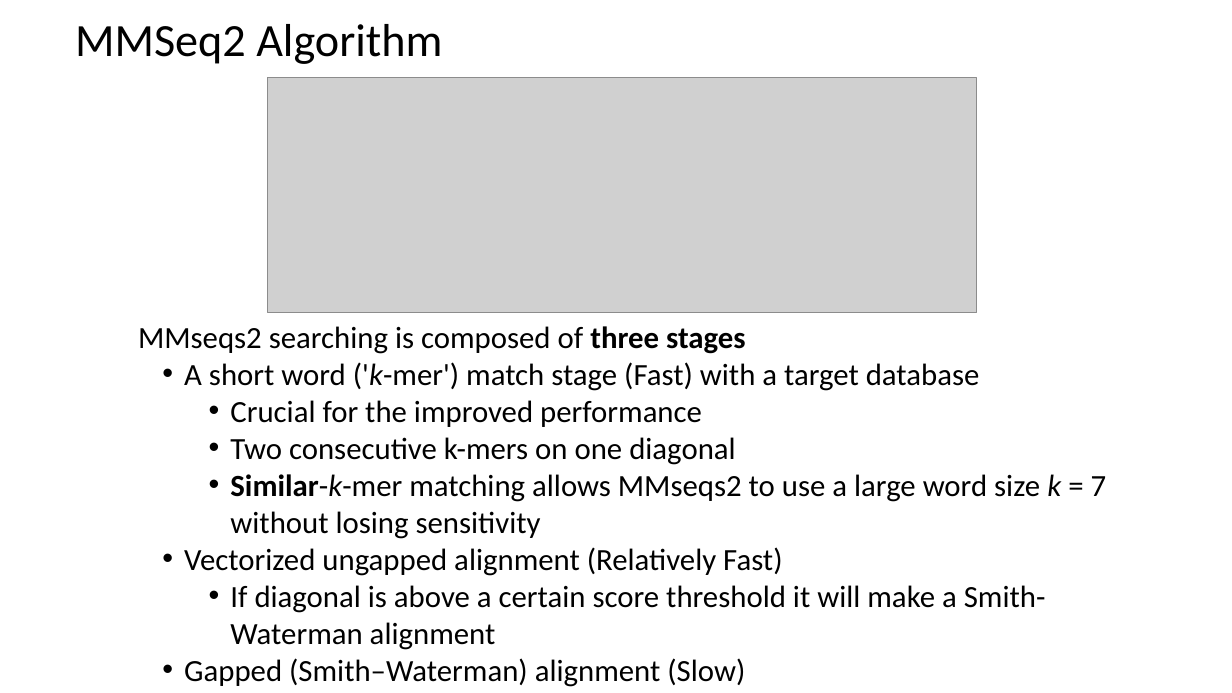
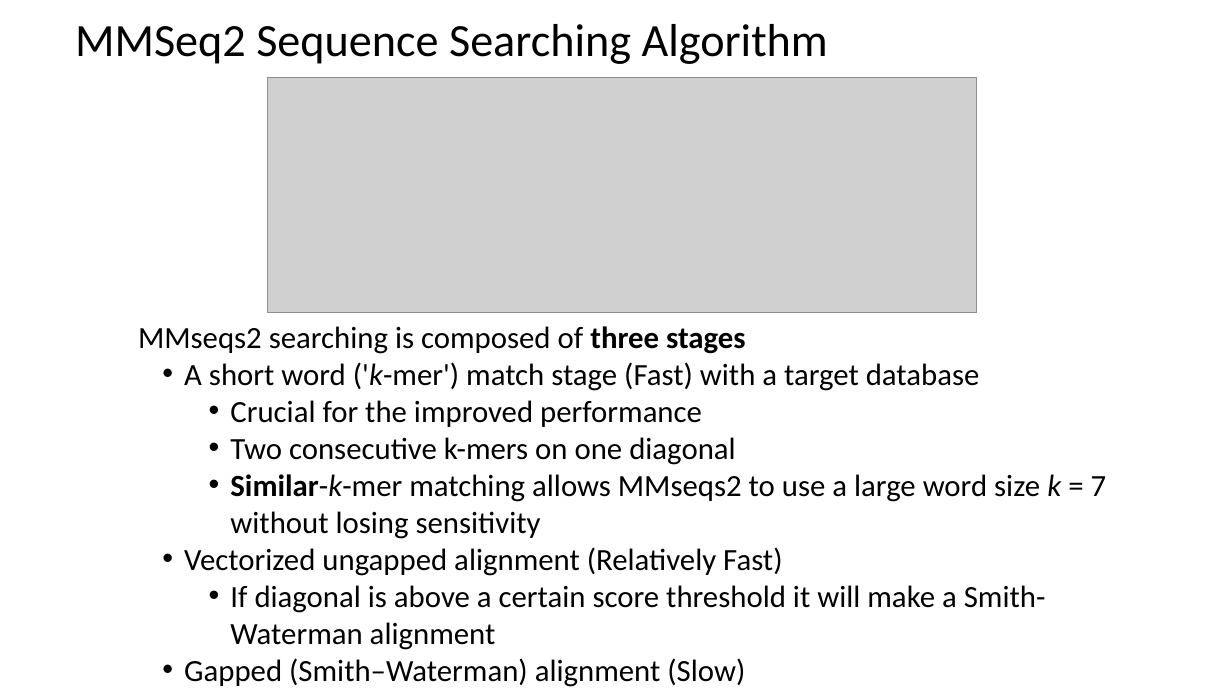
Before and after one commit to anthschr/ECE450_Tutorial_6, a slide deck: slide 6 of MMSEQS.pptx. Drawn at 1232x693 pixels with LibreOffice and Linux fonts; fonts in the diff are those of the drawing; grey boxes stand for pictures. Boxes give left, top, right and bottom in pixels: in the first picture for what was removed or moved away, otherwise in the second. Text is boxed around its words. In the diff, an @@ line names an element or a change of style, - is before the commit and + after.

```diff
--- a/MMSEQS.pptx
+++ b/MMSEQS.pptx
@@ title at (75, 24, 828, 64): text changed @@
-MMSeq2 Algorithm
+MMSeq2 Sequence Searching Algorithm
```
Also in this commit, not shown: 2 other slides changed, 1 slide added.
